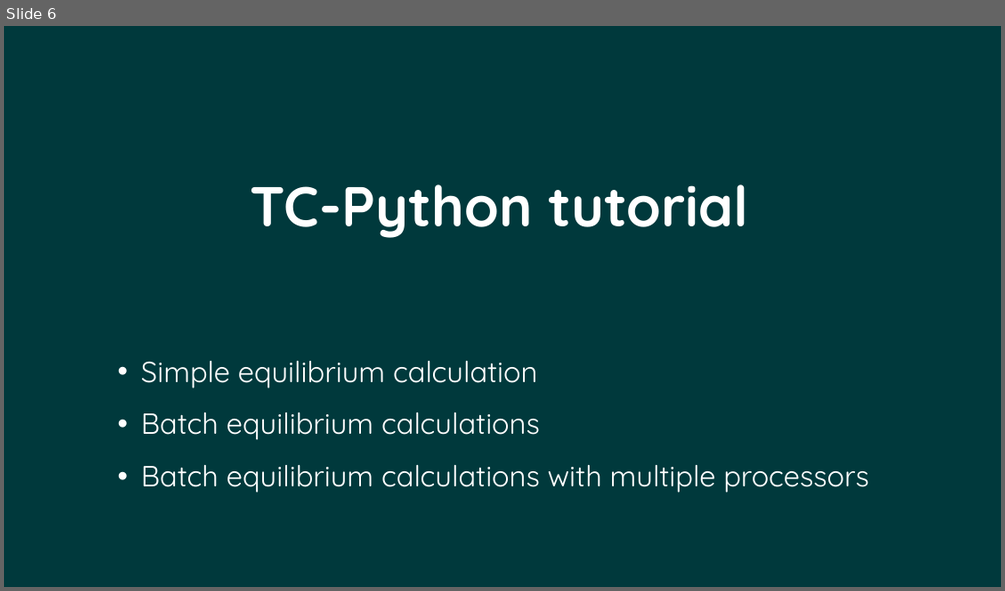
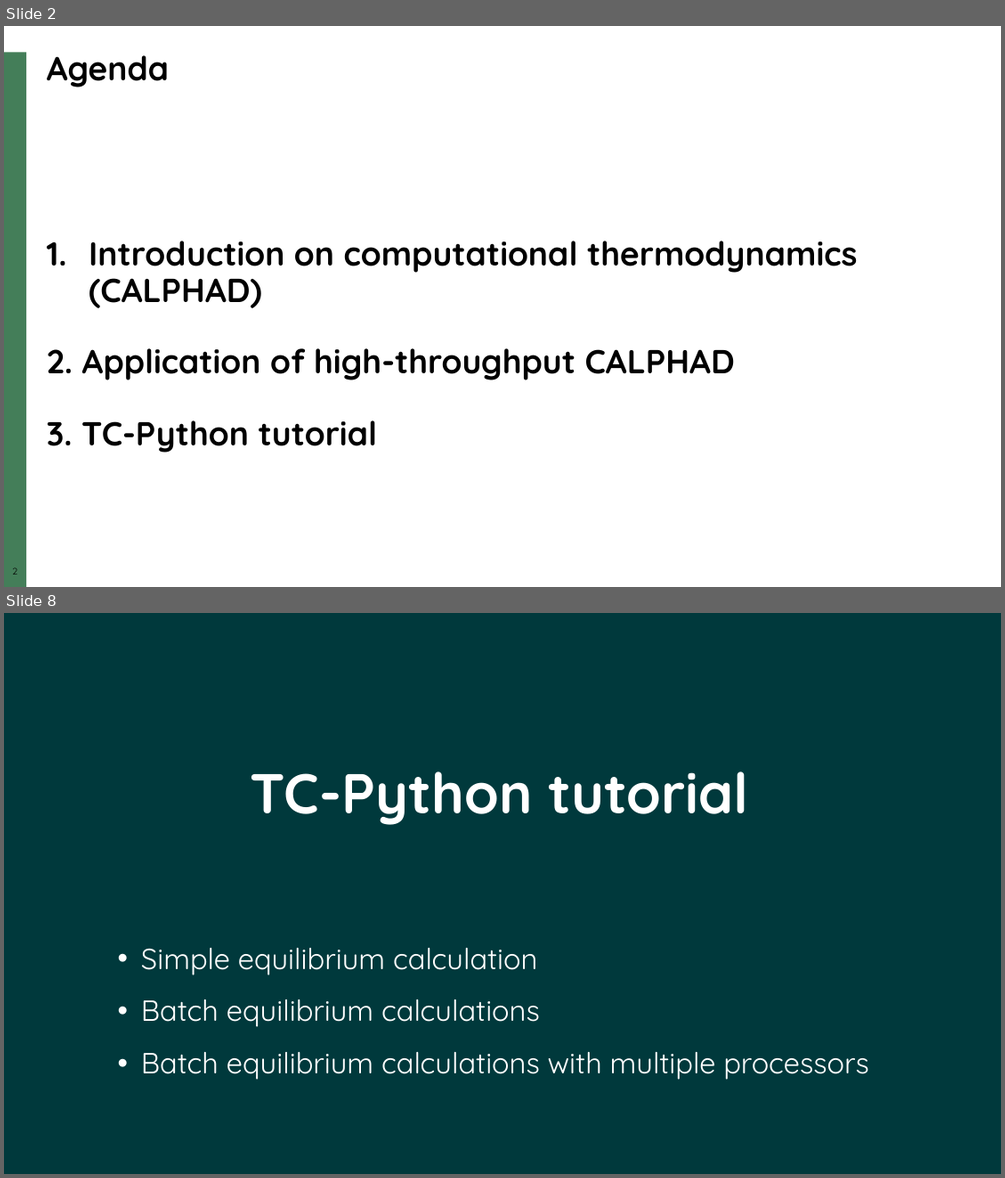
Before and after one commit to neutrons/asm_2023, a slide deck: sunyong/Kwon_ASM2023_20230526.pptx. Shown one above the other, each under a label of ours: slide 6 before the commit, slides 2 and 8 after it; the slides between them are not shown. The pictures are 1005x591 and 1005x1178 pixels, drawn with LibreOffice and Linux fonts; fonts in the diff are those of the drawing; background and template pictures are left out. Boxes give left, top, right and bottom in pixels: in the first picture for what was removed or moved away, otherwise in the second. Text is boxed around its words. In the diff, an @@ line names an element or a change of style, - is before the commit and + after.

```diff
--- a/sunyong/Kwon_ASM2023_20230526.pptx
+++ b/sunyong/Kwon_ASM2023_20230526.pptx
@@ slide 2 added at [4, 26, 1001, 587], background #FFFFFF @@
@@ rectangle added at [4, 52, 26, 587], fill #447E59 @@
@@ title added at [47, 55, 169, 87], 32 pt, text #000000, bold @@
+Agenda
@@ text added at [47, 240, 858, 452], 32 pt, text #000000, bold @@
+1. Introduction on computational thermodynamics (CALPHAD)
+2. Application of high-throughput CALPHAD
+3. TC-Python tutorial
@@ page number added at [4, 567, 27, 580], 9 pt, text #000000 @@
+2
@@ page number added at [12, 567, 17, 574], 9 pt, text #000000 @@
+2
@@ what was slide 6 is now slide 8 @@
```
Also in this commit, not shown: 4 slides changed, 1 other slide added.
